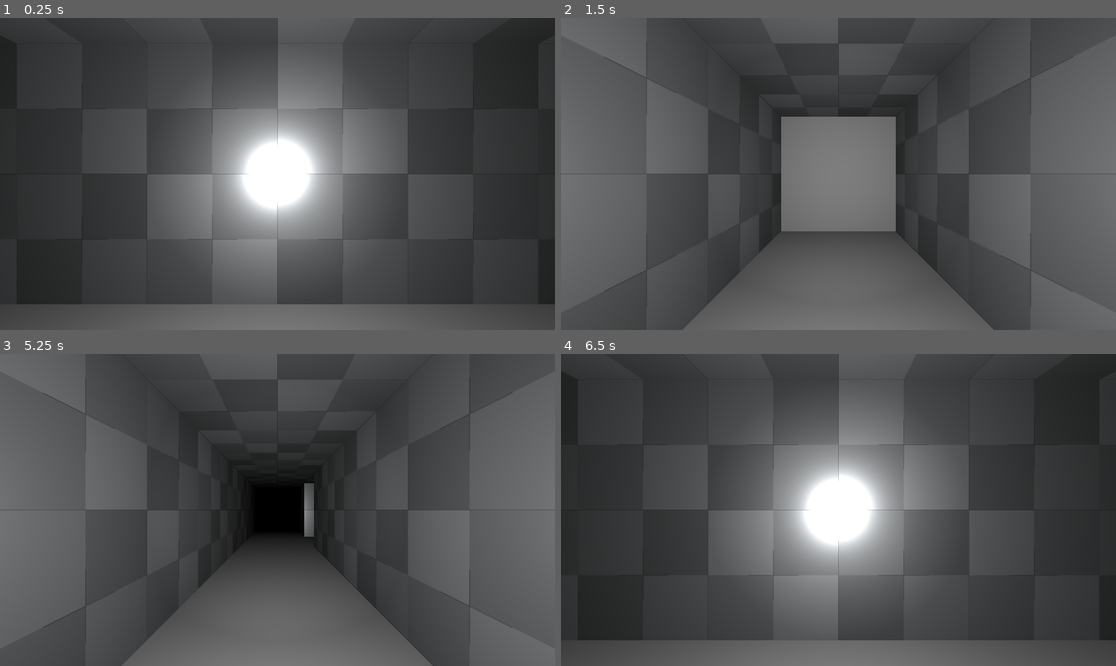
Above: before the commit, frames 1-4 (two rows, left to right).
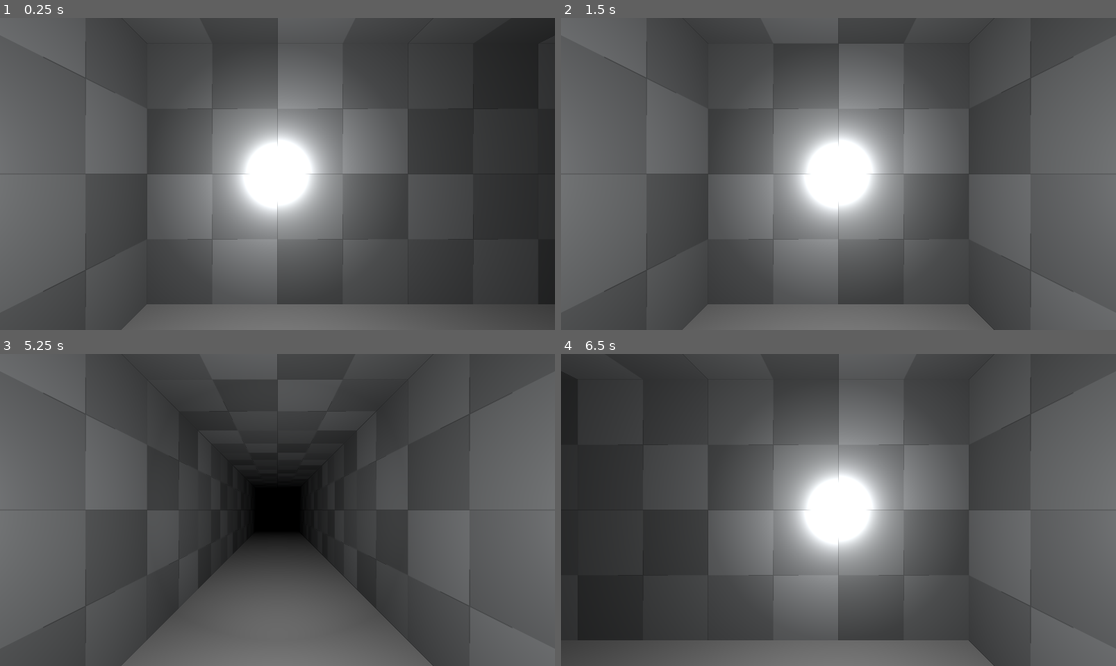
Above: after the commit, the same moments.

Repository: Rebelion-Board-game/DungonCrawler
Game: Godot game, scene res://Game/World.tscn
Same seed, same stepped clock (60 frames per second), same inputs: the game is played once before the commit and once after it.
Inputs:
- Up to frame 1 (0.25 s): no input
- Up to frame 2 (1.5 s): tap Enter at 0.5 s; hold Right (ui_right) 0.53-1.28 s; tap Space at 1.25 s; hold Down (ui_down) from 1.28 s (still down)
- Up to frame 3 (5.25 s): tap Enter at 2, 3.5 s; release Down (ui_down) at 2.03 s; hold Right (ui_right) 2.03-2.78 s; tap Space at 2.75, 4.25 s; hold Up (ui_up) 2.78-3.53 s; hold Left (ui_left) 3.53-5.03 s; hold Down (ui_down) from 5.03 s (still down)
- Up to frame 4 (6.5 s): release Down (ui_down) at 5.78 s; hold Right (ui_right) from 5.78 s (still down)

The runs differ from the first frame. In frame 1, 17% of the frame differs, in the area x 0-27%, y 0-100%; in frame 2, 20%, in the area x 26-74%, y 13-92%; in frame 3, 0.3%; in frame 4, 17%.

Commit message:
godot 4.4.1

Diff:
--- a/Game/Map/map.tscn
+++ b/Game/Map/map.tscn
@@ -1,7 +1,7 @@
-[gd_scene load_steps=5 format=3 uid="uid://b7yc03naufag0"]
+[gd_scene load_steps=5 format=4 uid="uid://b7yc03naufag0"]
 
 [ext_resource type="Texture2D" uid="uid://dp2fdqjbwrc01" path="res://Titles.png" id="1_vs0g8"]
-[ext_resource type="Script" path="res://Game/Map/map.gd" id="1_xvy16"]
+[ext_resource type="Script" uid="uid://barvlmk4ff3qa" path="res://Game/Map/map.gd" id="1_xvy16"]
 
 [sub_resource type="TileSetAtlasSource" id="TileSetAtlasSource_xs7ln"]
 texture = ExtResource("1_vs0g8")
@@ -380,8 +380,7 @@
 [node name="Map" type="Node2D"]
 script = ExtResource("1_xvy16")
 
-[node name="MapCreator" type="TileMap" parent="."]
+[node name="MapCreator" type="TileMapLayer" parent="."]
+tile_map_data = PackedByteArray("AAAAAAAAAAACAAMAAAABAAAAAAACAAMAAAACAAAAAAACAAMAAAADAAAAAAACAAMAAAAEAAAAAAACAAMAAAAFAAAAAAACAAMAAAAGAAAAAAACAAMAAAAGAAEAAAACAAMAAAAGAAIAAAACAAMAAAA=")
 tile_set = SubResource("TileSet_no6t2")
 rendering_quadrant_size = 32
-format = 2
-layer_0/tile_data = PackedInt32Array(3, 917504, 7, 65539, 917504, 7, 131075, 917504, 7, 196611, 917504, 7, 4, 917504, 7, 5, 917504, 7, 6, 917504, 7, 7, 917504, 7, 65543, 917504, 7, 131079, 917504, 7, 196615, 917504, 7, 196614, 917504, 7, 196613, 917504, 7, 196612, 917504, 7, 2, 917504, 7, 1, 917504, 7, 0, 917504, 7, 65535, 917504, 7)
--- a/Game/World.gd
+++ b/Game/World.gd
@@ -9,7 +9,7 @@
 func _ready():
 	var map = Map.instantiate()
 	var tile_map = map.get_tilemap()
-	var used_tiles = tile_map.get_used_cells(0)
+	var used_tiles = tile_map.get_used_cells()
 	map.free()
 	for tile in used_tiles:
 		var cell = Cell.instantiate()
--- /dev/null
+++ b/Game/cell/cell.tres
@@ -0,0 +1,10 @@
+[gd_resource type="StandardMaterial3D" load_steps=3 format=3 uid="uid://drxu88g34gafy"]
+
+[ext_resource type="Texture2D" uid="uid://benx7110wtipt" path="res://Light/texture_08.png" id="1_f04hc"]
+[ext_resource type="Texture2D" uid="uid://dn80fqjtiubey" path="res://Light/texture_07.png" id="2_cp1x1"]
+
+[resource]
+albedo_texture = ExtResource("1_f04hc")
+metallic = 1.0
+metallic_texture = ExtResource("2_cp1x1")
+roughness = 0.3
--- a/Game/cell/cell.tscn
+++ b/Game/cell/cell.tscn
@@ -1,8 +1,7 @@
-[gd_scene load_steps=14 format=3 uid="uid://cau0iddxgec2w"]
+[gd_scene load_steps=12 format=3 uid="uid://cau0iddxgec2w"]
 
-[ext_resource type="Script" path="res://Game/cell/cell.gd" id="1_7x4xk"]
-[ext_resource type="Texture2D" uid="uid://benx7110wtipt" path="res://Light/texture_08.png" id="2_6yitj"]
-[ext_resource type="Texture2D" uid="uid://dn80fqjtiubey" path="res://Light/texture_07.png" id="3_wjwkv"]
+[ext_resource type="Script" uid="uid://cykl8dsfj3kyf" path="res://Game/cell/cell.gd" id="1_7x4xk"]
+[ext_resource type="Material" uid="uid://drxu88g34gafy" path="res://Game/cell/cell.tres" id="2_hhbi7"]
 
 [sub_resource type="PlaneMesh" id="PlaneMesh_0uc8s"]
 size = Vector2(1, 1)
@@ -11,20 +10,15 @@
 data = PackedVector3Array(0.5, 0, 0.5, -0.5, 0, 0.5, 0.5, 0, -0.5, -0.5, 0, 0.5, -0.5, 0, -0.5, 0.5, 0, -0.5)
 
 [sub_resource type="PlaneMesh" id="PlaneMesh_71b8v"]
+material = ExtResource("2_hhbi7")
 size = Vector2(1, 1)
 orientation = 0
 
 [sub_resource type="ConcavePolygonShape3D" id="ConcavePolygonShape3D_cj1qe"]
 data = PackedVector3Array(0, -0.5, -0.5, 0, -0.5, 0.5, 0, 0.5, -0.5, 0, -0.5, 0.5, 0, 0.5, 0.5, 0, 0.5, -0.5)
 
-[sub_resource type="StandardMaterial3D" id="StandardMaterial3D_byton"]
-albedo_texture = ExtResource("2_6yitj")
-metallic = 1.0
-metallic_texture = ExtResource("3_wjwkv")
-roughness = 0.3
-
 [sub_resource type="PlaneMesh" id="PlaneMesh_2v324"]
-material = SubResource("StandardMaterial3D_byton")
+material = ExtResource("2_hhbi7")
 size = Vector2(1, 1)
 orientation = 0
 
--- a/Game/player/player.gd
+++ b/Game/player/player.gd
@@ -1,11 +1,12 @@
 extends CharacterBody3D
 
-#@onready var timerprocessor: = $Timer
-#@onready var animation: = $AnimationPlayer
+@export var direction := Vector3.FORWARD
+@export var rotation_time := 0.2
+
 @onready var forward: = $Ray_front
 @onready var camera = $Camera3D
 
-var direction = Vector3.FORWARD
+var is_rotating := false
 
 const SPEED = 100
 
@@ -15,23 +16,29 @@
 	else:
 		return false
 
-func get_direction():
-	return direction.get_collider().global_transform.origin - global_transform.origin
-
 func move():
 	if !forward.is_colliding():
 		global_transform.origin.x += direction.x
 		global_transform.origin.z += direction.z
 
 func _input(event):
+	if is_rotating:
+		return
 	if event.is_action_pressed("ui_up"):
 		move()
 	if event.is_action_pressed("ui_left"):
-		rotate_y(deg_to_rad(90))
-		direction = -camera.global_transform.basis.z.normalized()
+		rotate_and_set_direction(90)
 	if event.is_action_pressed("ui_right"):
-		rotate_y(deg_to_rad(-90))
-		direction = -camera.global_transform.basis.z.normalized()
+		rotate_and_set_direction(-90)
 	if event.is_action_pressed("ui_down"):
-		rotate_y(deg_to_rad(180))
-		direction = -camera.global_transform.basis.z.normalized()
+		rotate_and_set_direction(180)
+
+
+func rotate_and_set_direction(angle_delta: float):
+	is_rotating = true
+	var new_y = rotation_degrees.y + angle_delta
+	var tween = get_tree().create_tween()
+	tween.tween_property(self, "rotation_degrees:y", new_y, rotation_time).set_ease(Tween.EASE_OUT)
+	await tween.finished
+	direction = -global_transform.basis.z.normalized()
+	is_rotating = false
--- a/project.godot
+++ b/project.godot
@@ -12,7 +12,7 @@
 
 config/name="DungeonCrawler"
 run/main_scene="res://Game/World.tscn"
-config/features=PackedStringArray("4.2", "Forward Plus")
+config/features=PackedStringArray("4.4", "Forward Plus")
 config/icon="res://icon.svg"
 
 [autoload]
Not shown, added: Game/Global.gd.uid
Not shown, added: Game/Map/map.gd.uid
Not shown, added: Game/World.gd.uid
Not shown: 1 places in Game/World.tscn that only renumber resources
Not shown, added: Game/cell/cell.gd.uid
Not shown, added: Game/player/player.gd.uid
Not shown: 1 places in Game/player/player.tscn that only renumber resources
Not shown, added: Screenshot.png.import
